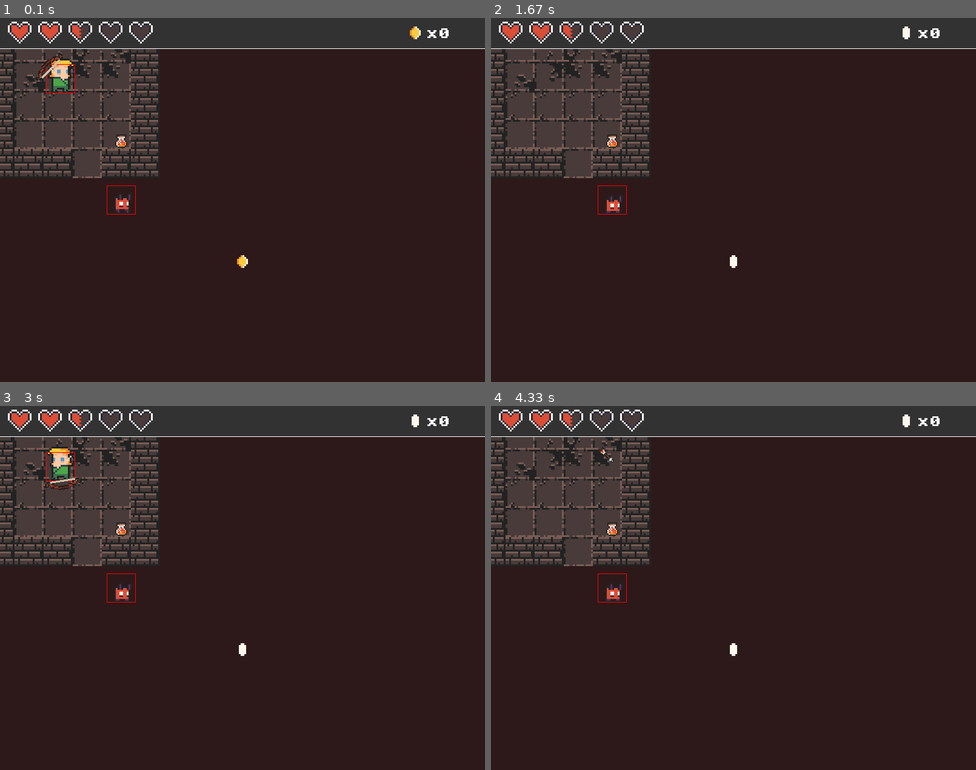
Above: before the commit, frames 1-4 (two rows, left to right).
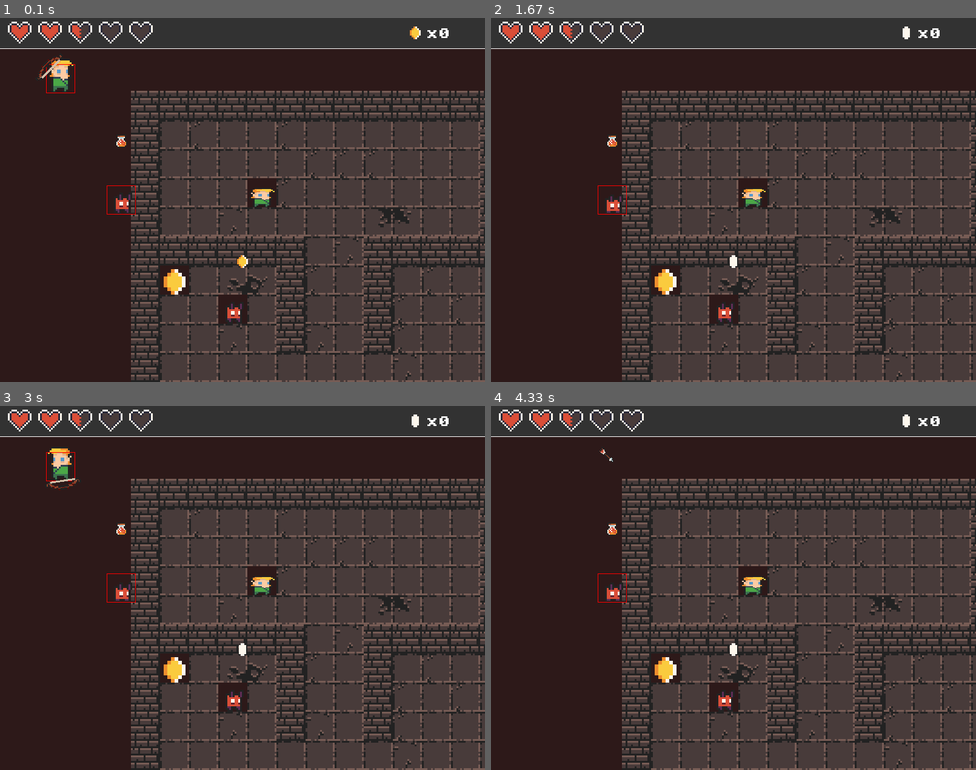
Above: after the commit, the same moments.

Repository: TheGalaxyPizza/python_journey
Game: pygame game, started from dunegoncrawler_pygame/main.py
Same seed, same stepped clock (60 frames per second), same inputs: the game is played once before the commit and once after it.
Inputs (mouse positions are in pixels of both pictures, inside the frame that each line leads up to):
- Up to frame 1 (0.1 s): no input
- Up to frame 2 (1.67 s): hold Right 0.33-0.8 s; move the mouse to (714, 214) at 0.37 s; hold Up 0.83-1.13 s; move the mouse to (888, 189) at 0.87 s; hold Right 1.17-1.63 s; move the mouse to (733, 221) at 1.2 s
- Up to frame 3 (3 s): hold Left 1.67-2.2 s; move the mouse to (126, 591) at 1.7 s; hold Down 2.23-2.53 s; move the mouse to (291, 668) at 2.27 s; hold Left 2.57-2.97 s; move the mouse to (92, 675) at 2.6 s
- Up to frame 4 (4.33 s): hold Up 3-3.37 s; move the mouse to (806, 460) at 3.03 s; click (607, 453) at 4.12 s

The runs differ from the first frame. In frame 1, 53% of the frame differs, in the area x 0-100%, y 8-100%; in frame 2, 53%; in frame 3, 53%; in frame 4, 53%.

Commit message:
So I added the level map and you can change it in the code. go to lines 111 to 116, and you will find it, and you can self-teach yourself probably on what it does. Currently, everything is a bit wonky, but it does still work so yeah.

Diff:
--- a/dunegoncrawler_pygame/constants.py
+++ b/dunegoncrawler_pygame/constants.py
@@ -8,6 +8,8 @@
 POTION_SCALE = 2
 ARROW_SPEED = 10
 SPEED = 5
+ROWS = 150
+COLS = 150
 OFFSET = 12
 RED = (255, 0, 0)
 BG = (45, 25, 25)
--- a/dunegoncrawler_pygame/main.py
+++ b/dunegoncrawler_pygame/main.py
@@ -1,5 +1,6 @@
 import pygame
 import constants
+import csv
 from character import Character
 from weapon import Weapon
 from items import Item
@@ -12,6 +13,9 @@
 
 #clock for maintaining frame rate
 clock = pygame.time.Clock()
+
+#define game variables
+level = 1
 
 #define player movement variables
 moving_left = False
@@ -98,14 +102,19 @@
     #Show Score
     draw_text(f"x{player.score}", font, constants.WHITE, constants.SCREEN_WIDTH - 97, 15)
 
-world_data = [
-[7, 7, 7, 7, 7, 7],
-[7, 0, 1, 2, 3, 7],
-[7, 3, 4, 5, 5, 7],
-[7, 6, 6, 6, 6, 7],
-[7, 0, 0, 0, 0, 7],
-[7, 7, 7, 0, 7, 7],
-]
+#create empty tile list
+world_data = []
+for row in range(constants.ROWS):
+    r = [-1] * constants.COLS
+    world_data.append(r)
+
+#load in level data and create world
+with open(f"levels/level{level}_data.csv", newline="") as csvfile:
+    reader = csv.reader(csvfile, delimiter = ",")
+    for x, row in enumerate(reader):
+        for y, tile in enumerate(row):
+            world_data[x][y] = int(tile)
+
 
 world = World()
 world.process_data(world_data, tile_list)
